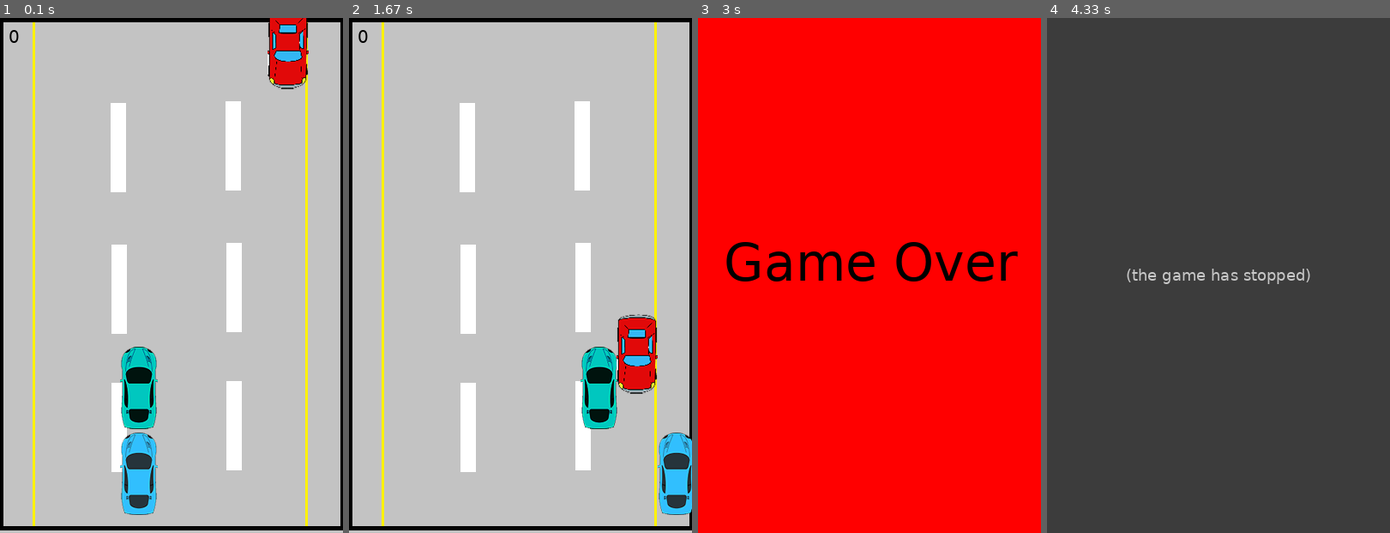
Above: before the commit, frames 1-4 (left to right).
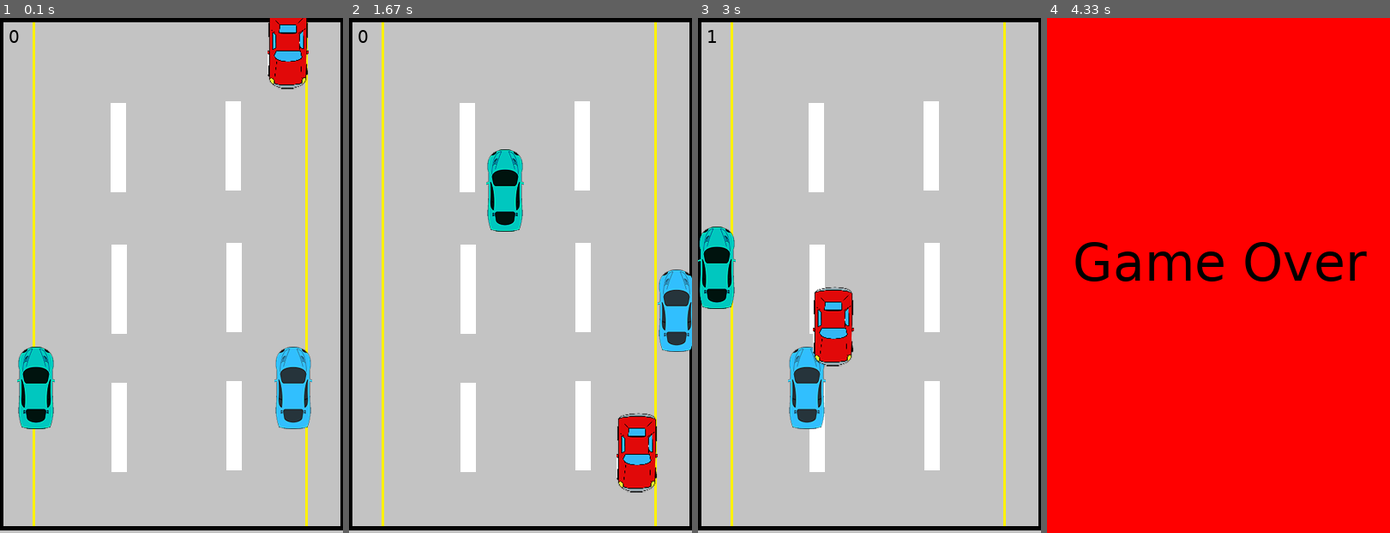
Above: after the commit, the same moments.

Repository: ariabee/pygame-tutorial
Game: pygame game, started from Game.py
Same seed, same stepped clock (60 frames per second), same inputs: the game is played once before the commit and once after it.
Inputs:
- Up to frame 1 (0.1 s): no input
- Up to frame 2 (1.67 s): hold W 0.33-0.8 s; hold Right 0.33-0.8 s; hold Right 0.83-1.3 s; hold D 0.83-1.3 s; hold Up 1.33-1.63 s; hold W 1.33-1.63 s
- Up to frame 3 (3 s): hold Left 1.67-2.2 s; hold A 1.67-2.2 s; hold Down 2.23-2.53 s; hold S 2.23-2.53 s; hold Left 2.57-2.97 s; hold A 2.57-2.97 s
- Up to frame 4 (4.33 s): no input

The runs differ from the first frame. In frame 1, 6.2% of the frame differs, in the area x 5-91%, y 63-97%; in frame 2, 9.4%; in frame 3, 100%; in frame 4, 100%, in the area x 0-100%, y 0-100%.
Before the commit the program exited at 4.27 s; later frames show no game.

Commit message:
Game.py with basic multiplayer function for branch cars-multiplayer-basic

Diff:
--- a/Game.py
+++ b/Game.py
@@ -1,53 +1,52 @@
-#Imports
+# Imports
 import pygame, sys
 from pygame.locals import *
 import random, time
 
-#Initialzing
+# Initialzing
 pygame.init()
 
-#Setting up FPS
+# Setting up FPS
 FPS = 60
 FramePerSec = pygame.time.Clock()
 
-#Creating colors
-BLUE  = (0, 0, 255)
-RED   = (255, 0, 0)
+# Creating colors
+BLUE = (0, 0, 255)
+RED = (255, 0, 0)
 GREEN = (0, 255, 0)
 BLACK = (0, 0, 0)
 WHITE = (255, 255, 255)
 
-#Other Variables for use in the program
+# Other Variables for use in the program
 SCREEN_WIDTH = 400
 SCREEN_HEIGHT = 600
 SPEED = 5
 SCORE = 0
 
-#Setting up Fonts
+# Setting up Fonts
 font = pygame.font.SysFont("Verdana", 60)
 font_small = pygame.font.SysFont("Verdana", 20)
 game_over = font.render("Game Over", True, BLACK)
 
 background = pygame.image.load("AnimatedStreet.png")
 
-#Create a white screen
-DISPLAYSURF = pygame.display.set_mode((400,600))
+# Create a white screen
+DISPLAYSURF = pygame.display.set_mode((400, 600))
 DISPLAYSURF.fill(WHITE)
 pygame.display.set_caption("Game")
 
 
-
 class Enemy(pygame.sprite.Sprite):
-      def __init__(self):
+    def __init__(self):
         super().__init__()
         self.image = pygame.image.load("Enemy.png")
         self.surf = pygame.Surface((42, 70))
-        self.rect = self.surf.get_rect(center = (random.randint(40,SCREEN_WIDTH-40)
-                                                 , 0))
+        self.rect = self.surf.get_rect(center=(random.randint(40, SCREEN_WIDTH - 40)
+                                               , 0))
 
-      def move(self):
+    def move(self):
         global SCORE
-        self.rect.move_ip(0,SPEED)
+        self.rect.move_ip(0, SPEED)
         if (self.rect.bottom > 600):
             SCORE += 1
             self.rect.top = 0
@@ -59,99 +58,108 @@
         super().__init__()
         self.image = pygame.image.load("Player.png")
         self.surf = pygame.Surface((40, 75))
-        self.rect = self.surf.get_rect(center = (160, 520))
+        self.rect = self.surf.get_rect(center=(340, 420))
 
     def move(self):
         pressed_keys = pygame.key.get_pressed()
-       #if pressed_keys[K_UP]:
-            #self.rect.move_ip(0, -5)
-       #if pressed_keys[K_DOWN]:
-            #self.rect.move_ip(0,5)
+
+        if self.rect.top > 0:
+            if pressed_keys[K_UP]:
+                self.rect.move_ip(0, -5)
+        if self.rect.bottom < SCREEN_HEIGHT:
+            if pressed_keys[K_DOWN]:
+                self.rect.move_ip(0, 5)
 
         if self.rect.left > 0:
-              if pressed_keys[K_LEFT]:
-                  self.rect.move_ip(-5, 0)
+            if pressed_keys[K_LEFT]:
+                self.rect.move_ip(-5, 0)
         if self.rect.right < SCREEN_WIDTH:
-              if pressed_keys[K_RIGHT]:
-                  self.rect.move_ip(5, 0)
+            if pressed_keys[K_RIGHT]:
+                self.rect.move_ip(5, 0)
+
 
 class Player2(pygame.sprite.Sprite):
     def __init__(self):
         super().__init__()
         self.image = pygame.image.load("Player2.png")
-        #TODO add new player image
         self.surf = pygame.Surface((40, 75))
-        self.rect = self.surf.get_rect(center = (160, 420))
+        self.rect = self.surf.get_rect(center=(40, 420))
 
     def move(self):
         pressed_keys = pygame.key.get_pressed()
-       #if pressed_keys[K_UP]:
-            #self.rect.move_ip(0, -5)
-       #if pressed_keys[K_DOWN]:
-            #self.rect.move_ip(0,5)
+
+        if self.rect.top > 0:
+            if pressed_keys[K_w]:
+                self.rect.move_ip(0, -5)
+        if self.rect.bottom < SCREEN_HEIGHT:
+            if pressed_keys[K_s]:
+                self.rect.move_ip(0, 5)
 
         if self.rect.left > 0:
-              if pressed_keys[K_a]:
-                  self.rect.move_ip(-5, 0)
+            if pressed_keys[K_a]:
+                self.rect.move_ip(-5, 0)
         if self.rect.right < SCREEN_WIDTH:
-              if pressed_keys[K_d]:
-                  self.rect.move_ip(5, 0)
+            if pressed_keys[K_d]:
+                self.rect.move_ip(5, 0)
 
 
-#Setting up Sprites
+# Setting up Sprites
 P1 = Player()
 P2 = Player2()
 E1 = Enemy()
 
-#Creating Sprites Groups
-#TODO add the players to each others enemy groups
-enemies = pygame.sprite.Group()
-enemies.add(E1)
+# Creating Sprites Groups
+enemies_P1 = pygame.sprite.Group()
+enemies_P1.add(E1)
+enemies_P1.add(P2)
+
+enemies_P2 = pygame.sprite.Group()
+enemies_P2.add(E1)
+enemies_P2.add(P1)
+
 all_sprites = pygame.sprite.Group()
 all_sprites.add(P1)
 all_sprites.add(P2)
 all_sprites.add(E1)
 
-#Adding a new User event
+# Adding a new User event
 INC_SPEED = pygame.USEREVENT + 1
 pygame.time.set_timer(INC_SPEED, 1000)
 
-#Game Loop
+# Game Loop
 while True:
 
-    #Cycles through all events occuring
+    # Cycles through all events occuring
     for event in pygame.event.get():
         if event.type == INC_SPEED:
-              SPEED += 0.5
+            SPEED += 0.5
         if event.type == QUIT:
             pygame.quit()
             sys.exit()
 
+    DISPLAYSURF.blit(background, (0, 0))
+    scores = font_small.render(str(SCORE), True, BLACK)
+    DISPLAYSURF.blit(scores, (10, 10))
 
-
-    DISPLAYSURF.blit(background, (0,0))
-    scores = font_small.render(str(SCORE), True, BLACK)
-    DISPLAYSURF.blit(scores, (10,10))
-
-    #Moves and Re-draws all Sprites
+    # Moves and Re-draws all Sprites
     for entity in all_sprites:
         DISPLAYSURF.blit(entity.image, entity.rect)
         entity.move()
 
-    #To be run if collision occurs between Player and Enemy
-    if pygame.sprite.spritecollideany(P1, enemies) or pygame.sprite.spritecollideany(P2, enemies): #different enemy groups for players?
-          pygame.mixer.Sound('crash.wav').play()
-          time.sleep(1)
+    # To be run if collision occurs between Player and Enemy
+    if pygame.sprite.spritecollideany(P1, enemies_P1) or pygame.sprite.spritecollideany(P2, enemies_P2):
+        pygame.mixer.Sound('crash.wav').play()
+        time.sleep(1)
 
-          DISPLAYSURF.fill(RED)
-          DISPLAYSURF.blit(game_over, (30,250))
+        DISPLAYSURF.fill(RED)
+        DISPLAYSURF.blit(game_over, (30, 250))
 
-          pygame.display.update()
-          for entity in all_sprites:
-                entity.kill()
-          time.sleep(2)
-          pygame.quit()
-          sys.exit()
+        pygame.display.update()
+        for entity in all_sprites:
+            entity.kill()
+        time.sleep(2)
+        pygame.quit()
+        sys.exit()
 
     pygame.display.update()
     FramePerSec.tick(FPS)
--- /dev/null
+++ b/cars_multiplayer.py
@@ -0,0 +1,167 @@
+# Imports
+import pygame, sys
+from pygame.locals import *
+import random, time
+
+# Initialzing
+pygame.init()
+
+# Setting up FPS
+FPS = 60
+FramePerSec = pygame.time.Clock()
+
+# Creating colors
+BLUE = (0, 0, 255)
+RED = (255, 0, 0)
+GREEN = (0, 255, 0)
+BLACK = (0, 0, 0)
+WHITE = (255, 255, 255)
+
+# Other Variables for use in the program
+SCREEN_WIDTH = 400
+SCREEN_HEIGHT = 600
+SPEED = 5
+SCORE = 0
+
+# Setting up Fonts
+font = pygame.font.SysFont("Verdana", 60)
+font_small = pygame.font.SysFont("Verdana", 20)
+game_over = font.render("Game Over", True, BLACK)
+
+background = pygame.image.load("AnimatedStreet.png")
+
+# Create a white screen
+DISPLAYSURF = pygame.display.set_mode((400, 600))
+DISPLAYSURF.fill(WHITE)
+pygame.display.set_caption("Game")
+
+
+class Enemy(pygame.sprite.Sprite):
+    def __init__(self):
+        super().__init__()
+        self.image = pygame.image.load("Enemy.png")
+        self.surf = pygame.Surface((42, 70))
+        self.rect = self.surf.get_rect(center=(random.randint(40, SCREEN_WIDTH - 40)
+                                               , 0))
+
+    def move(self):
+        global SCORE
+        self.rect.move_ip(0, SPEED)
+        if (self.rect.bottom > 600):
+            SCORE += 1
+            self.rect.top = 0
+            self.rect.center = (random.randint(40, SCREEN_WIDTH - 40), 0)
+
+
+class Player(pygame.sprite.Sprite):
+    def __init__(self):
+        super().__init__()
+        self.image = pygame.image.load("Player.png")
+        self.surf = pygame.Surface((40, 75))
+        self.rect = self.surf.get_rect(center=(340, 420))
+
+    def move(self):
+        pressed_keys = pygame.key.get_pressed()
+
+        if self.rect.top > 0:
+            if pressed_keys[K_UP]:
+                self.rect.move_ip(0, -5)
+        if self.rect.bottom < SCREEN_HEIGHT:
+            if pressed_keys[K_DOWN]:
+                self.rect.move_ip(0, 5)
+
+        if self.rect.left > 0:
+            if pressed_keys[K_LEFT]:
+                self.rect.move_ip(-5, 0)
+        if self.rect.right < SCREEN_WIDTH:
+            if pressed_keys[K_RIGHT]:
+                self.rect.move_ip(5, 0)
+
+
+class Player2(pygame.sprite.Sprite):
+    def __init__(self):
+        super().__init__()
+        self.image = pygame.image.load("Player2.png")
+        self.surf = pygame.Surface((40, 75))
+        self.rect = self.surf.get_rect(center=(40, 420))
+
+    def move(self):
+        pressed_keys = pygame.key.get_pressed()
+
+        if self.rect.top > 0:
+            if pressed_keys[K_w]:
+                self.rect.move_ip(0, -5)
+        if self.rect.bottom < SCREEN_HEIGHT:
+            if pressed_keys[K_s]:
+                self.rect.move_ip(0, 5)
+
+        if self.rect.left > 0:
+            if pressed_keys[K_a]:
+                self.rect.move_ip(-5, 0)
+        if self.rect.right < SCREEN_WIDTH:
+            if pressed_keys[K_d]:
+                self.rect.move_ip(5, 0)
+
+
+# Setting up Sprites
+P1 = Player()
+P2 = Player2()
+E1 = Enemy()
+
+# Creating Sprites Groups
+enemies_P1 = pygame.sprite.Group()
+enemies_P1.add(E1)
+enemies_P1.add(P2)
+
+enemies_P2 = pygame.sprite.Group()
+enemies_P2.add(E1)
+enemies_P2.add(P1)
+
+all_sprites = pygame.sprite.Group()
+all_sprites.add(P1)
+all_sprites.add(P2)
+all_sprites.add(E1)
+
+# Adding a new User event
+INC_SPEED = pygame.USEREVENT + 1
+pygame.time.set_timer(INC_SPEED, 1000)
+
+# Game Loop
+while True:
+
+    # Cycles through all events occuring
+    for event in pygame.event.get():
+        if event.type == INC_SPEED:
+            SPEED += 0.5
+        if event.type == QUIT:
+            pygame.quit()
+            sys.exit()
+
+    DISPLAYSURF.blit(background, (0, 0))
+    scores = font_small.render(str(SCORE), True, BLACK)
+    DISPLAYSURF.blit(scores, (10, 10))
+
+    # Moves and Re-draws all Sprites
+    for entity in all_sprites:
+        DISPLAYSURF.blit(entity.image, entity.rect)
+        entity.move()
+
+    # To be run if collision occurs between Player and Enemy
+    if pygame.sprite.spritecollideany(P1, enemies_P1) or pygame.sprite.spritecollideany(P2, enemies_P2):
+        pygame.mixer.Sound('crash.wav').play()
+        time.sleep(1)
+
+        DISPLAYSURF.fill(RED)
+        DISPLAYSURF.blit(game_over, (30, 250))
+
+        pygame.display.update()
+        for entity in all_sprites:
+            entity.kill()
+        time.sleep(2)
+        pygame.quit()
+        sys.exit()
+
+    pygame.display.update()
+    FramePerSec.tick(FPS)
+
+#notes: if one player dies, game ends -> Player X is the winner!, if both collide, there is no winner?
--- a/pygame-tutorial.py
+++ b/pygame-tutorial.py
@@ -89,7 +89,8 @@
 
     def move(self):
         # enemy moves downwards until it reaches the end of the screen, then appears again at top
-        self.rect.move_ip(0, 10)
+        self.rect.move_ip(0, 10)    # first representing the distance to be moved in the X direction and second, the
+                                    # distance to be moved in the Y direction.
         if (self.rect.bottom > 600):
             self.rect.top = 0
             self.rect.center = (random.randint(30, 370), 0)
